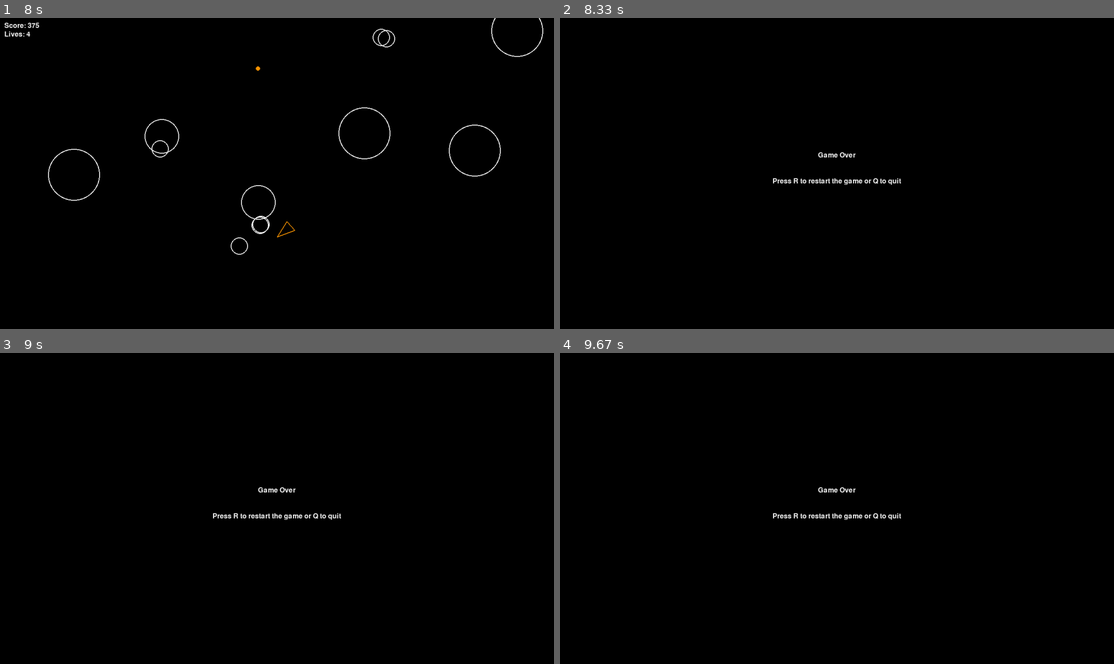
Above: before the commit, frames 1-4 (two rows, left to right).
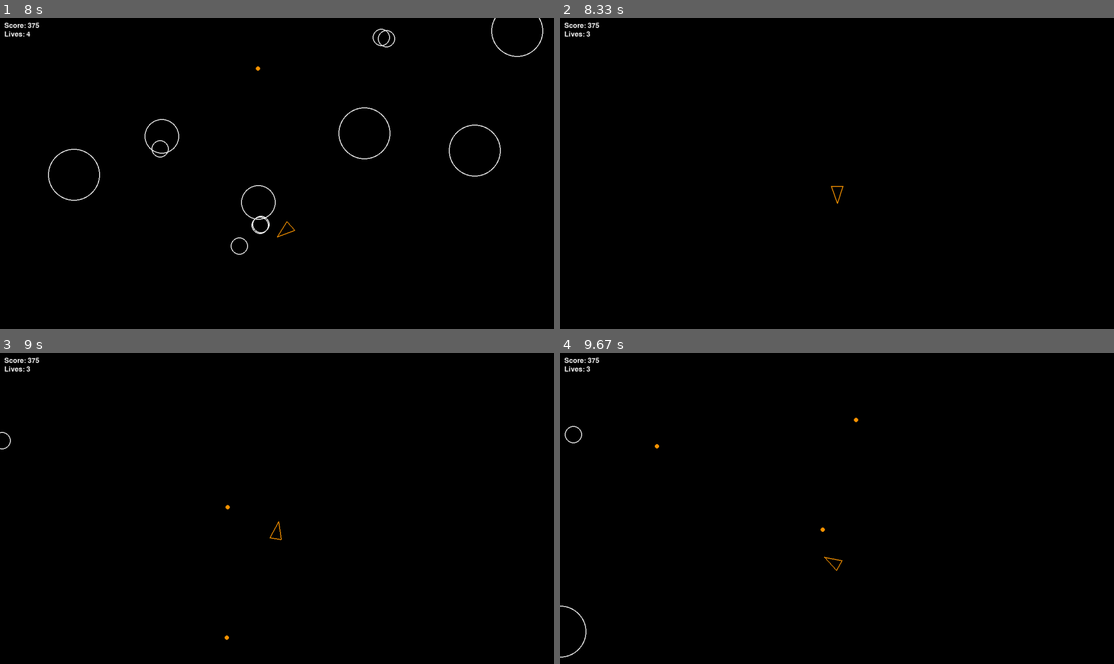
Above: after the commit, the same moments.

Repository: tp-coder/pygame-asteroid
Game: pygame game, started from main.py
Two runs of this game, one before a commit and one after it. Both use one fixed random seed, a clock stepped at 60 frames per second and the inputs below.
Inputs:
- Up to frame 1 (8 s): tap Space at 0.33, 0.73, 1.03, 1.23, 1.57, 1.87, 2.07, 2.37, 2.63, 2.97, 3.27, 3.4, 3.8, 4.1, 4.47, 4.87, 5.17, 5.37, 5.67, 5.87, 6.2, 6.5, 6.7, 7, 7.27, 7.6, 7.9 s; hold Right 0.67-1.13 s; hold D 0.67-1.13 s; hold Up 1.17-1.47 s; hold W 1.17-1.47 s; hold Right 1.5-1.97 s; hold D 1.5-1.97 s; hold Left 2-2.53 s; hold A 2-2.53 s; hold Down 2.57-2.87 s; hold S 2.57-2.87 s; hold Left 2.9-3.3 s; hold A 2.9-3.3 s; hold Up 3.33-3.7 s; hold W 3.33-3.7 s; hold Right 3.73-4.37 s; hold D 3.73-4.37 s; hold Down 4.4-4.77 s; hold S 4.4-4.77 s; hold Left 4.8-5.27 s; hold A 4.8-5.27 s; hold Right 5.3-5.77 s; hold D 5.3-5.77 s; hold Up 5.8-6.1 s; hold W 5.8-6.1 s; hold Right 6.13-6.6 s; hold D 6.13-6.6 s; hold Left 6.63-7.17 s; hold A 6.63-7.17 s; hold Down 7.2-7.5 s; hold S 7.2-7.5 s; hold Left 7.53-7.93 s; hold A 7.53-7.93 s; hold Up from 7.97 s (still down); hold W from 7.97 s (still down)
- Up to frame 2 (8.33 s): keep holding Up; keep holding W; tap Space at 8.03 s
- Up to frame 3 (9 s): release Up at 8.33 s; release W at 8.33 s; hold Right from 8.37 s (still down); hold D from 8.37 s (still down); tap Space at 8.43, 8.73 s
- Up to frame 4 (9.67 s): release Right at 9 s; release D at 9 s; hold Down 9.03-9.4 s; hold S 9.03-9.4 s; tap Space at 9.1, 9.5 s; hold Left from 9.43 s (still down); hold A from 9.43 s (still down)

Frame 1 is identical in both runs. In frame 2, 0.5% of the frame differs, in the area x 0-62%, y 1-60%; in frame 3, 0.5%; in frame 4, 0.6%, in the area x 0-62%, y 1-99%.

Commit message:
first try at explosion effects - not working. added highscores display on game end

Diff:
--- /dev/null
+++ b/explosion.py
@@ -0,0 +1,28 @@
+import pygame
+
+class Explosion(pygame.sprite.Sprite):
+    def __init__(self, x, y, color=(255, 200, 50), max_radius=100, duration=0.8):
+        super().__init__()
+        self.x = x
+        self.y = y
+        self.color = color
+        self.max_radius = max_radius
+        self.duration = duration
+        self.elapsed = 0
+        self.radius = 1
+        self.alpha = 255
+        self.position = pygame.Vector2(x, y)
+
+    def update(self, dt):
+        self.elapsed += dt
+        progress = min(self.elapsed / self.duration, 1)
+        self.radius = int(self.max_radius * progress)
+        self.alpha = int(255 * (1 - progress))
+        if self.elapsed >= self.duration:
+            self.kill()
+
+    def draw(self, screen):
+        if self.alpha > 0:
+            surface = pygame.Surface((self.max_radius*2, self.max_radius*2), pygame.SRCALPHA)
+            pygame.draw.circle(surface, (*self.color, self.alpha), (self.max_radius, self.max_radius), self.radius)
+            screen.blit(surface, (self.x - self.max_radius, self.y - self.max_radius))
--- a/main.py
+++ b/main.py
@@ -8,6 +8,8 @@
 from asteroid import Asteroid
 from asteroidfield import AsteroidField
 from shot import Shot
+from explosion import Explosion
+import os
 
 def main():
     # initializing pygame modules
@@ -56,12 +58,14 @@
     drawable = pygame.sprite.Group()
     asteroids = pygame.sprite.Group()
     shots = pygame.sprite.Group()
+    explosions = pygame.sprite.Group()
 
     # adding player objects into the groups
     Player.containers = (updatable, drawable)
     Asteroid.containers = (asteroids, updatable, drawable)
     AsteroidField.containers = (updatable)
     Shot.containers = (shots, updatable, drawable)
+    Explosion.containers = (explosions, updatable, drawable)
 
     # instanciate a player
     player = Player(x = SCREEN_WIDTH / 2, y = SCREEN_HEIGHT / 2)
@@ -78,12 +82,42 @@
         screen.blit(score_text, (10, 10))
         screen.blit(lives_text, (10, 30))
 
+    HIGHSCORE_FILE = "highscores.txt"
+
+    def load_highscores():
+        if not os.path.exists(HIGHSCORE_FILE):
+            return []
+        with open(HIGHSCORE_FILE, 'r') as f:
+            scores = [int(line.strip()) for line in f if line.strip().isdigit()]
+        return scores
+
+    def save_highscores(scores):
+        with open(HIGHSCORE_FILE, 'w') as f:
+            for score in scores[:10]:
+                f.write(f"{score}\n")
+
+    def update_highscores(new_score):
+        scores = load_highscores()
+        scores.append(new_score)
+        scores = sorted(scores, reverse=True)[:10]
+        save_highscores(scores)
+        return scores
+
     # Print Game Over and give player the option to quit or restart
     def game_over_screen(screen):
         game_over_text = font.render("Game Over", True, (255, 255, 255))
         restart_text = font.render("Press R to restart the game or Q to quit", True, (255, 255, 255))
         screen.blit(game_over_text, (SCREEN_WIDTH / 2 - game_over_text.get_width() / 2, SCREEN_HEIGHT / 2 - 50))
         screen.blit(restart_text, (SCREEN_WIDTH / 2 - restart_text.get_width() / 2, SCREEN_HEIGHT / 2 + 10))
+
+        # Update and display high scores
+        highscores = update_highscores(player.score)
+        highscore_title = font.render("High Scores:", True, (255, 255, 255))
+        screen.blit(highscore_title, (SCREEN_WIDTH / 2 - highscore_title.get_width() / 2, SCREEN_HEIGHT / 2 + 50))
+        for i, score in enumerate(highscores):
+            score_text = font.render(f"{i+1}. {score}", True, (255, 255, 255))
+            screen.blit(score_text, (SCREEN_WIDTH / 2 - score_text.get_width() / 2, SCREEN_HEIGHT / 2 + 80 + i * 25))
+
         pygame.display.flip()
 
         waiting = True
@@ -113,12 +147,17 @@
         for update in updatable:
             update.update(dt)
 
+        # explosions are also updated here
+
         # checking for collision between asteroids and shots
         for asteroid in asteroids:
             for shot in shots:
                 if shot.collision(asteroid):
                     # calling asteroids.get_score method to increase the player score
                     player.increase_score(asteroid.get_points())
+                    # If it's the smallest asteroid, spawn an explosion
+                    if asteroid.radius == ASTEROID_MIN_RADIUS:
+                        Explosion(asteroid.position.x, asteroid.position.y)
                     asteroid.split()
                     shot.kill()
 
@@ -126,6 +165,9 @@
         for asteroid in asteroids:
             if asteroid.collision(player):
                 player.lose_life()
+                # Remove all asteroids when the player dies
+                for a in list(asteroids):
+                    a.kill()
                 asteroid.split()
                 if player.lives <= 0:
                     game_over_screen(screen)
@@ -134,6 +176,8 @@
         # drawing the player
         for draw in drawable:
             draw.draw(screen)
+
+        # explosions are also drawn here
 
         # rendering the player score
         render_score_and_lives(screen, player.score, player.lives)
Not shown, changed: README.md
